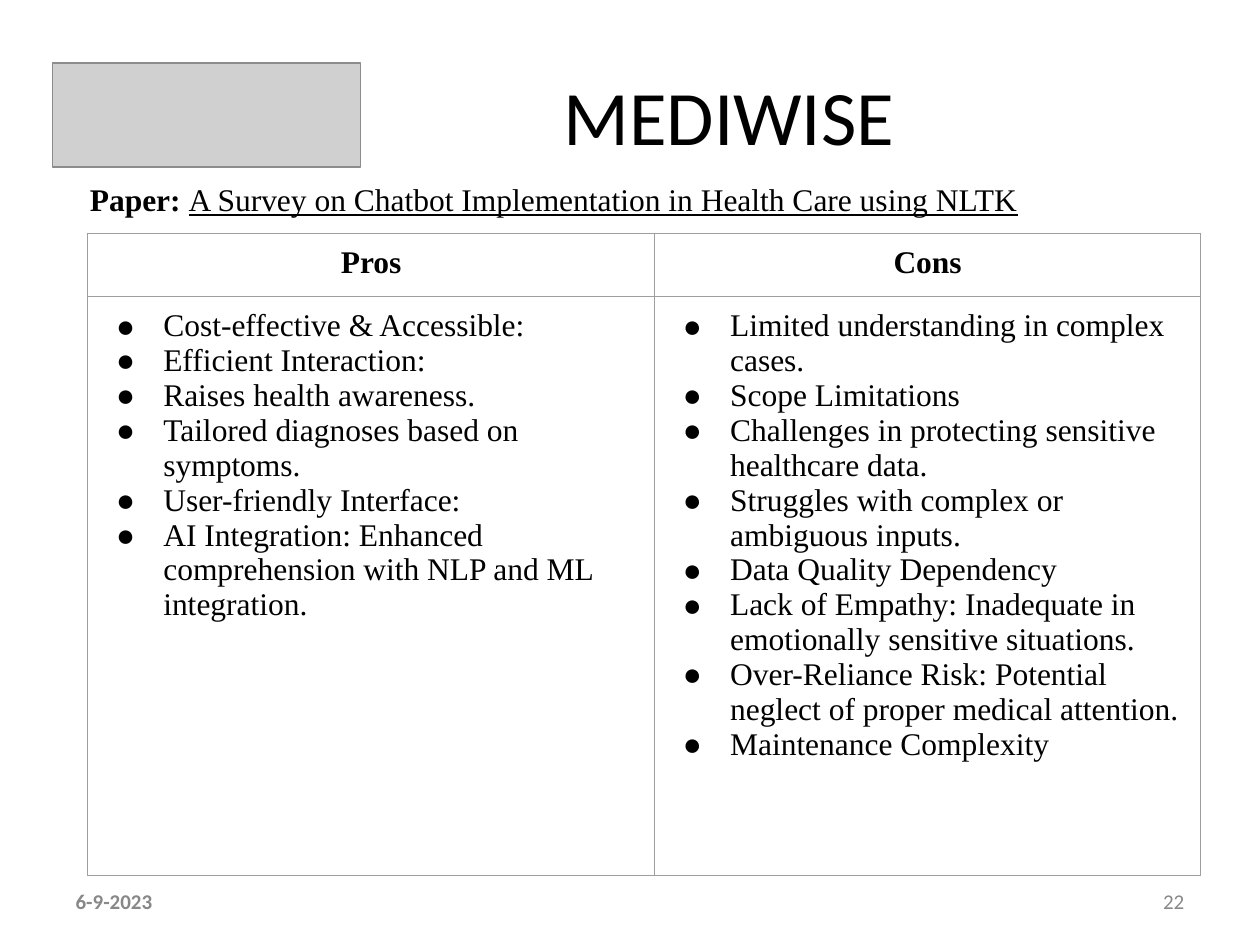
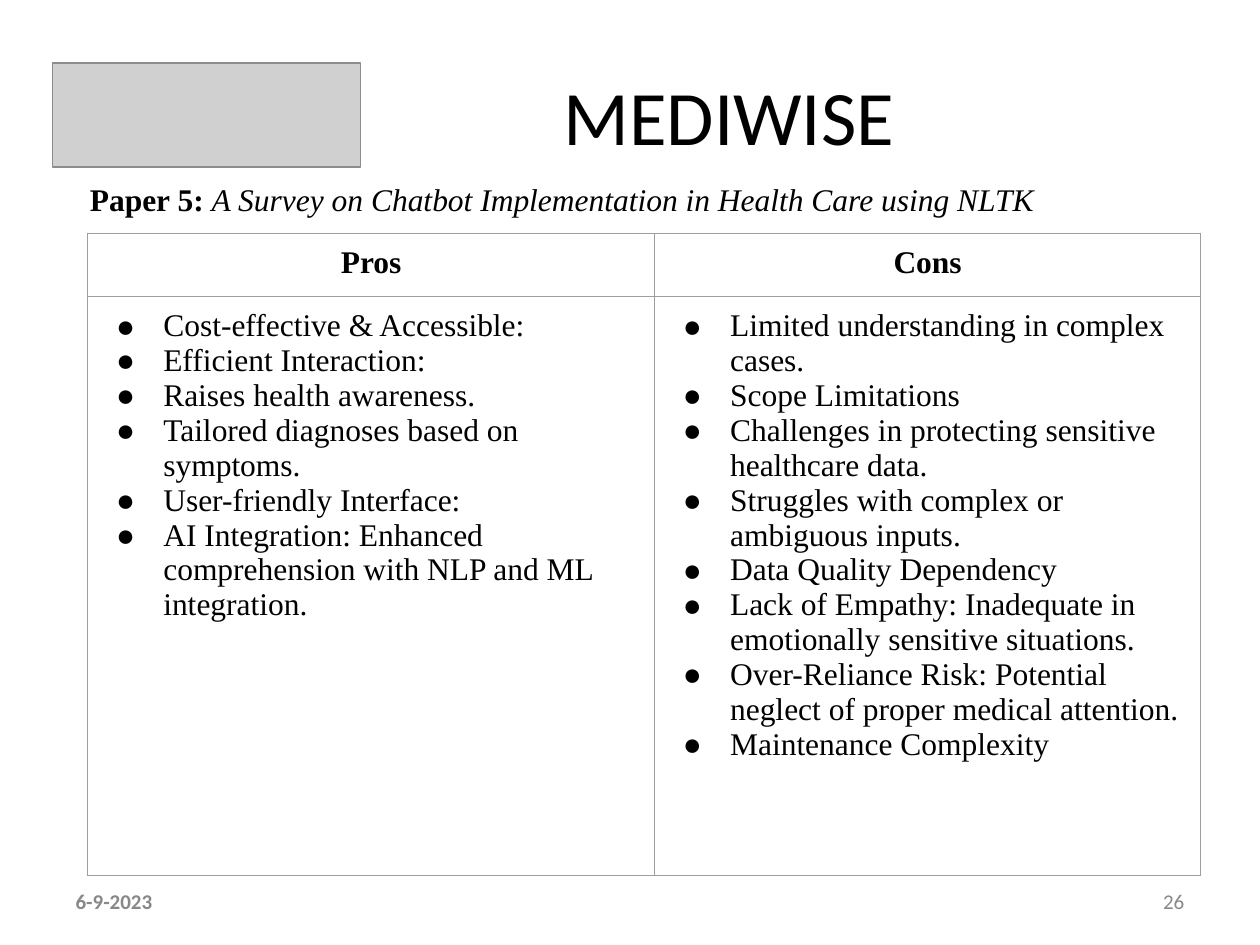
Before and after one commit to ani23-11/MediWise, a slide deck: slide 26 of ppt and references/Main - PPT Template Ctech.pptx (slide 22 before the commit). Drawn at 1260x945 pixels with LibreOffice and Linux fonts; fonts in the diff are those of the drawing; grey boxes stand for pictures. Boxes give left, top, right and bottom in pixels: in the first picture for what was removed or moved away, otherwise in the second. Text is boxed around its words. In the diff, an @@ line names an element or a change of style, - is before the commit and + after.

```diff
--- a/ppt and references/Main - PPT Template Ctech.pptx
+++ b/ppt and references/Main - PPT Template Ctech.pptx
@@ text at (90, 189, 1033, 217): text changed; italic on @@
-Paper: A Survey on Chatbot Implementation in Health Care using NLTK
+Paper 5: A Survey on Chatbot Implementation in Health Care using NLTK
@@ page number at (1163, 895, 1184, 909): text changed @@
-22
+26
```
Also in this commit, not shown: 19 other slides changed, 4 slides added, 1 other file.
